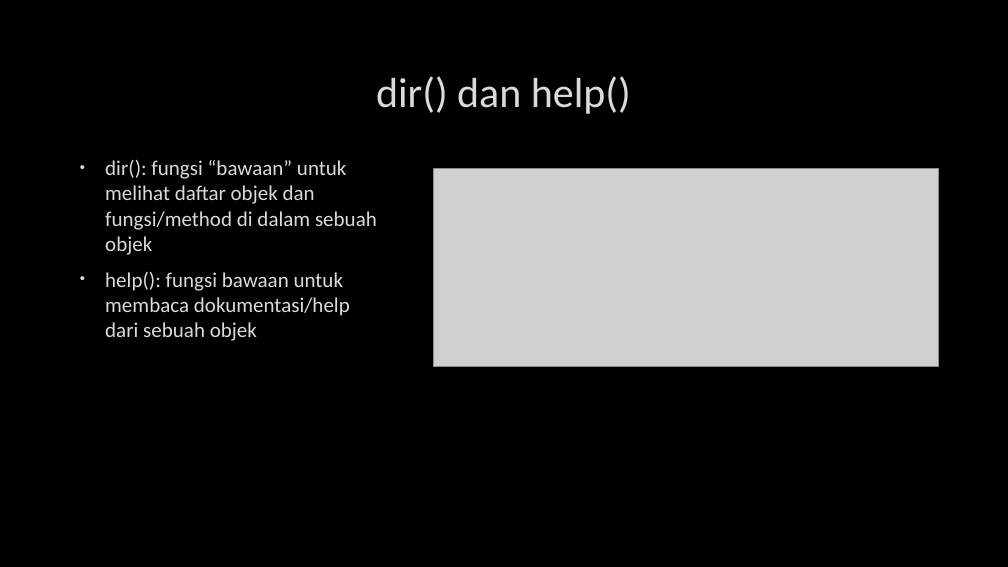
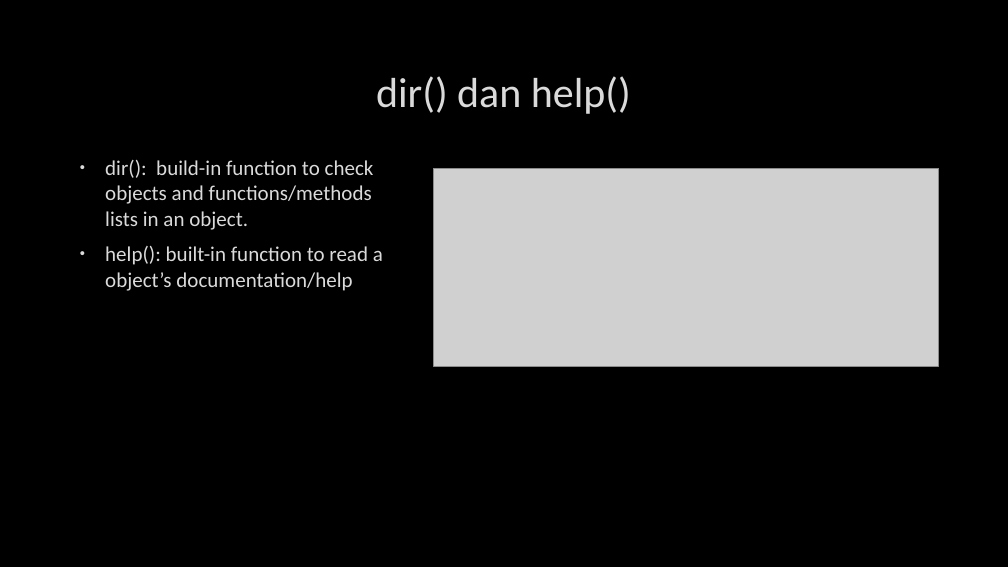
Before and after one commit to msiahaan/Python101, a slide deck: slide 5 of Python101_03_Fungsi-Import.pptx. Drawn at 1008x567 pixels with LibreOffice and Linux fonts; fonts in the diff are those of the drawing; grey boxes stand for pictures; background and template pictures are left out. Boxes give left, top, right and bottom in pixels: in the first picture for what was removed or moved away, otherwise in the second. Text is boxed around its words. In the diff, an @@ line names an element or a change of style, - is before the commit and + after.

```diff
--- a/Python101_03_Fungsi-Import.pptx
+++ b/Python101_03_Fungsi-Import.pptx
@@ text at <box>105,160,383,291</box>: text changed @@
-• dir(): fungsi “bawaan” untuk melihat daftar objek dan fungsi/method di dalam sebuah objek
-• help(): fungsi bawaan untuk membaca dokumentasi/help dari sebuah objek
+• dir(): build-in function to check objects and functions/methods lists in an object.
+• help(): built-in function to read a object’s documentation/help
```
Also in this commit, not shown: 2 other slides changed, 1 slide added, 1 slide removed, 2 other files.
